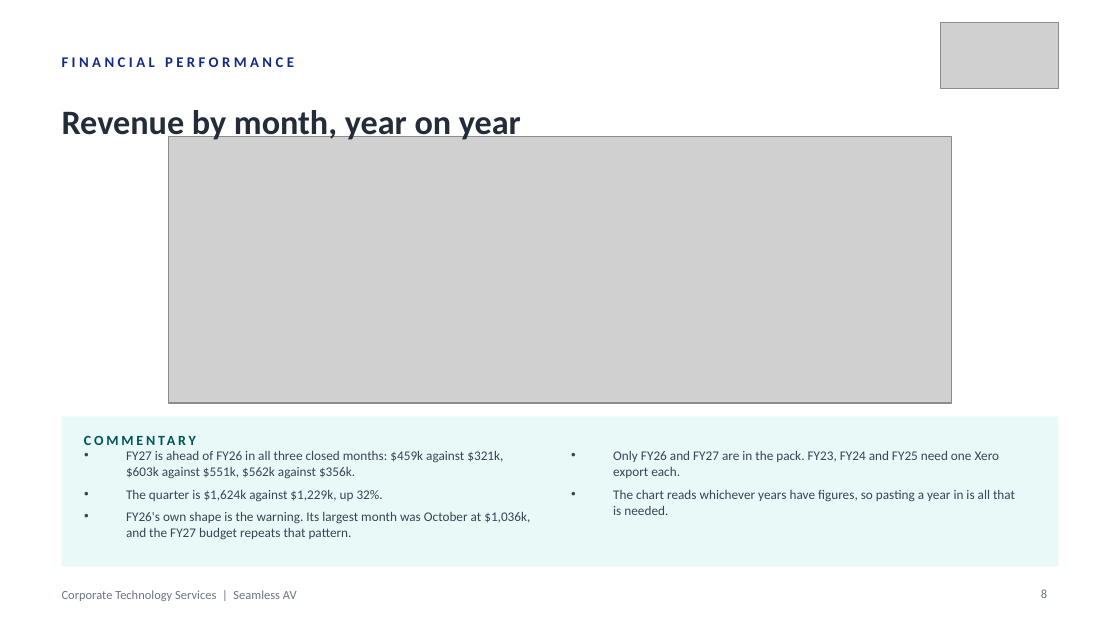
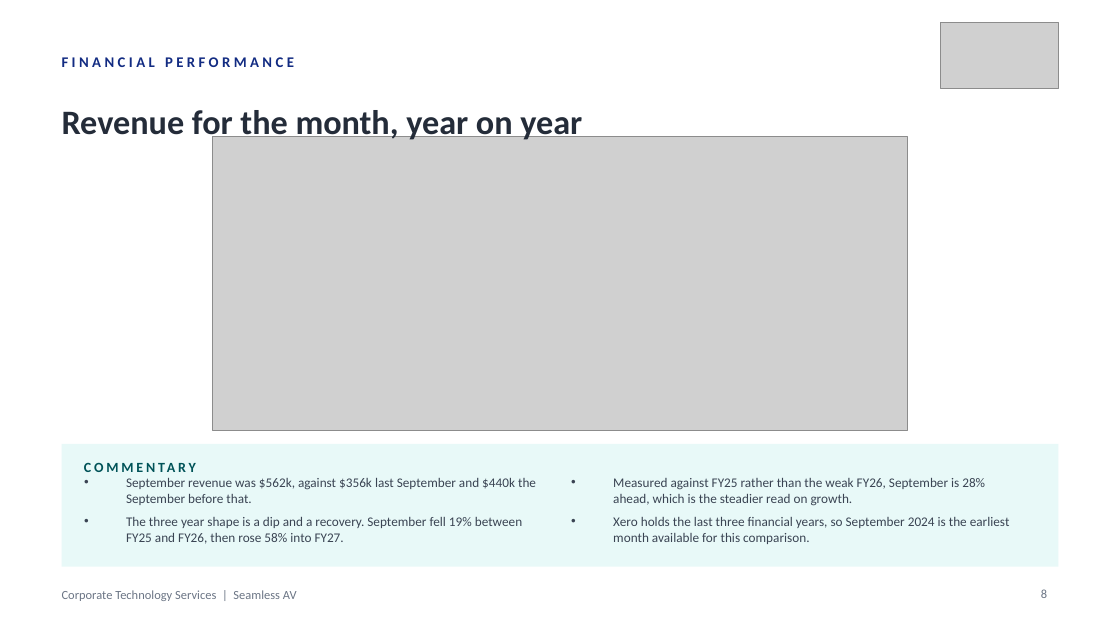
Before and after one commit to WesleyNelson-O33/Claude, a slide deck: slide 8 of deck/CTS Monthly Business Review - 30092026.pptx. Drawn at 1120x630 pixels with LibreOffice and Linux fonts; fonts in the diff are those of the drawing; grey boxes stand for pictures. Boxes give left, top, right and bottom in pixels: in the first picture for what was removed or moved away, otherwise in the second. Text is boxed around its words. In the diff, an @@ line names an element or a change of style, - is before the commit and + after.

```diff
--- a/deck/CTS Monthly Business Review - 30092026.pptx
+++ b/deck/CTS Monthly Business Review - 30092026.pptx
@@ text at (x1=62, y1=110, x2=582, y2=143): text changed @@
-Revenue by month, year on year
+Revenue for the month, year on year
@@ picture resized from (x1=168, y1=137, x2=951, y2=403) to (x1=213, y1=137, x2=908, y2=430) @@
@@ rectangle resized from (x1=62, y1=417, x2=1058, y2=567) to (x1=62, y1=444, x2=1058, y2=567) @@
@@ text "COMMENTARY" moved from (x1=84, y1=426, x2=420, y2=454) to (x1=84, y1=452, x2=420, y2=480) @@
@@ text at (x1=126, y1=478, x2=536, y2=544): text changed @@
-• FY27 is ahead of FY26 in all three closed months: $459k against $321k, $603k against $551k, $562k against $356k.
-• The quarter is $1,624k against $1,229k, up 32%.
-• FY26's own shape is the warning. Its largest month was October at $1,036k, and the FY27 budget repeats that pattern.
+• September revenue was $562k, against $356k last September and $440k the September before that.
+• The three year shape is a dip and a recovery. September fell 19% between FY25 and FY26, then rose 58% into FY27.
@@ text at (x1=613, y1=478, x2=1010, y2=544): text changed @@
-• Only FY26 and FY27 are in the pack. FY23, FY24 and FY25 need one Xero export each.
-• The chart reads whichever years have figures, so pasting a year in is all that is needed.
+• Measured against FY25 rather than the weak FY26, September is 28% ahead, which is the steadier read on growth.
+• Xero holds the last three financial years, so September 2024 is the earliest month available for this comparison.
```
Also in this commit, not shown: 1 other slide changed, 1 slide added, 18 other files.
